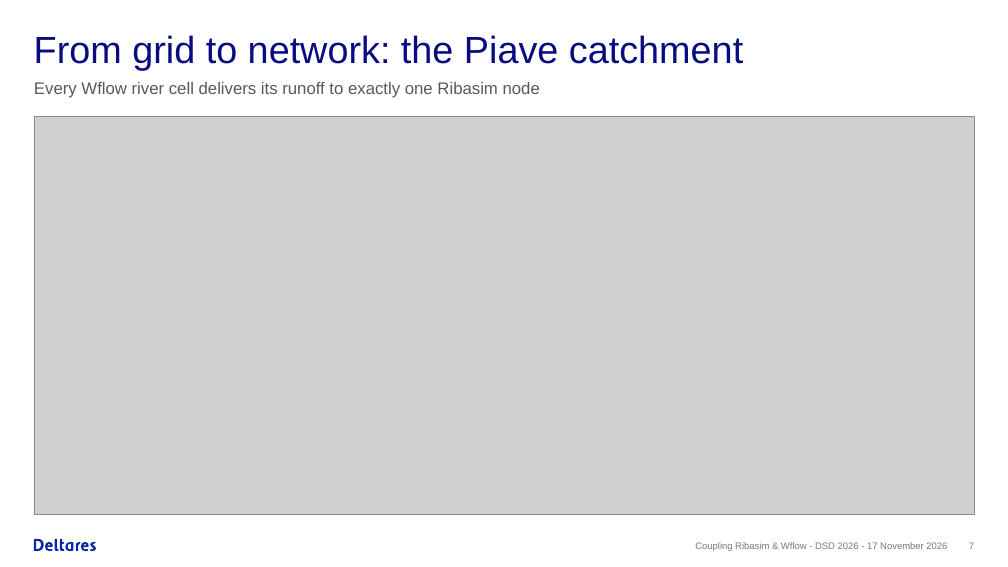
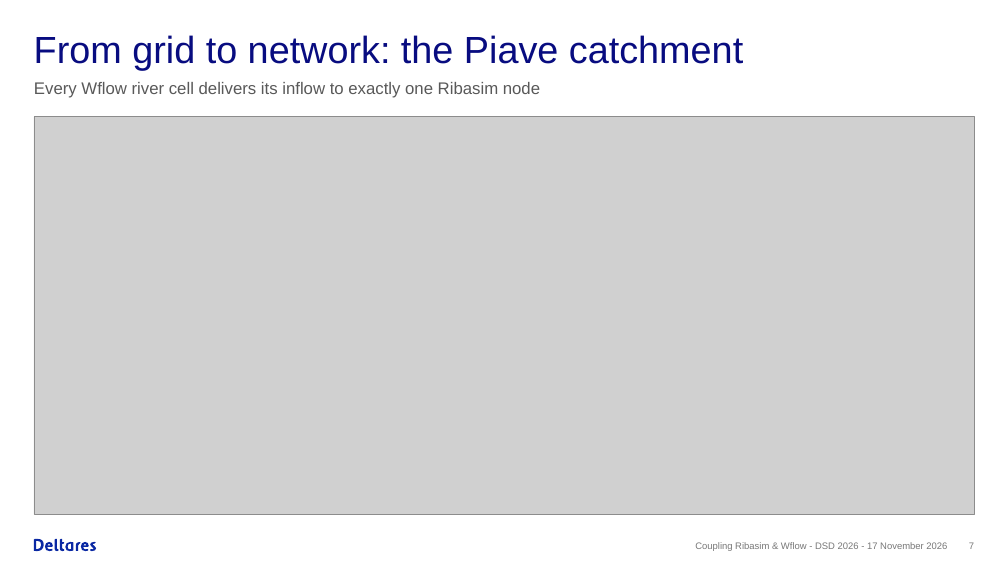
Before and after one commit to Deltares/Ribasim, a slide deck: slide 7 of docs/presentation/wflow-ribasim-online-coupling/wflow_ribasim_coupling_dsd2026.pptx. Drawn at 1008x567 pixels with LibreOffice and Linux fonts; fonts in the diff are those of the drawing; grey boxes stand for pictures. Boxes give left, top, right and bottom in pixels: in the first picture for what was removed or moved away, otherwise in the second. Text is boxed around its words. In the diff, an @@ line names an element or a change of style, - is before the commit and + after.

```diff
--- a/docs/presentation/wflow-ribasim-online-coupling/wflow_ribasim_coupling_dsd2026.pptx
+++ b/docs/presentation/wflow-ribasim-online-coupling/wflow_ribasim_coupling_dsd2026.pptx
@@ text at box(34, 82, 540, 98): text changed @@
-Every Wflow river cell delivers its runoff to exactly one Ribasim node
+Every Wflow river cell delivers its inflow to exactly one Ribasim node
```
Also in this commit, not shown: 3 other slides changed, 26 other files.
